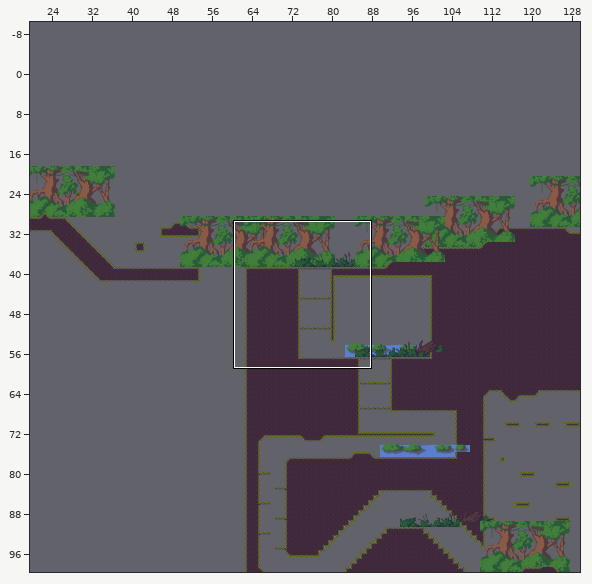
An edit to a level. Tiled map, Assets/Levels/level1-swamp.tmx. Above: a wide view before the commit, with the close-up outlined.
Close-up. Before the commit:
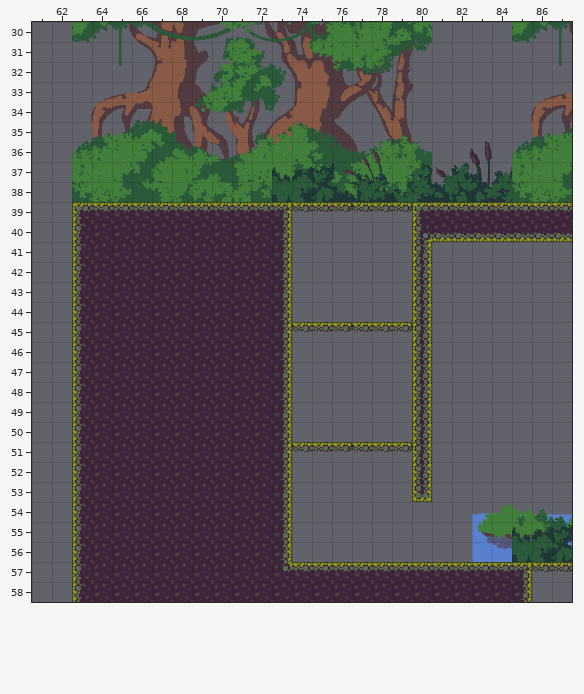
Cells are 32x32 px. Shown: x 61..87, y 30..58. The commit also changed other parts of the map, which this record leaves out.
And afterwards:
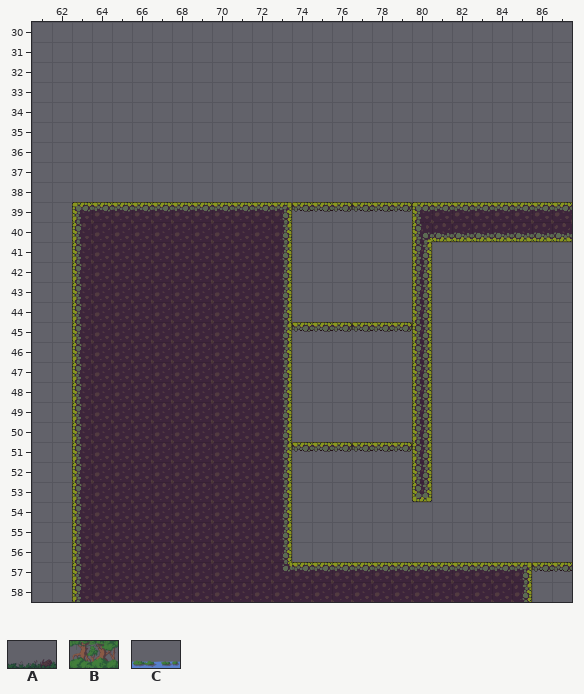
Key: from "Objects": A 10 "5", B 36 "3", C 45 "4".
_ is an empty cell.
The edit:
Layer "BlockLayer1":
y 38: x 63 B -> _; x 73 A -> _; x 85 B -> _
y 56: x 83 C -> _; x 85 A -> _
Changed places in both close-ups, as pixel boxes (x1, y1, x2, y2):
removed: (72, 22, 572, 202)
removed: (472, 504, 572, 562)
